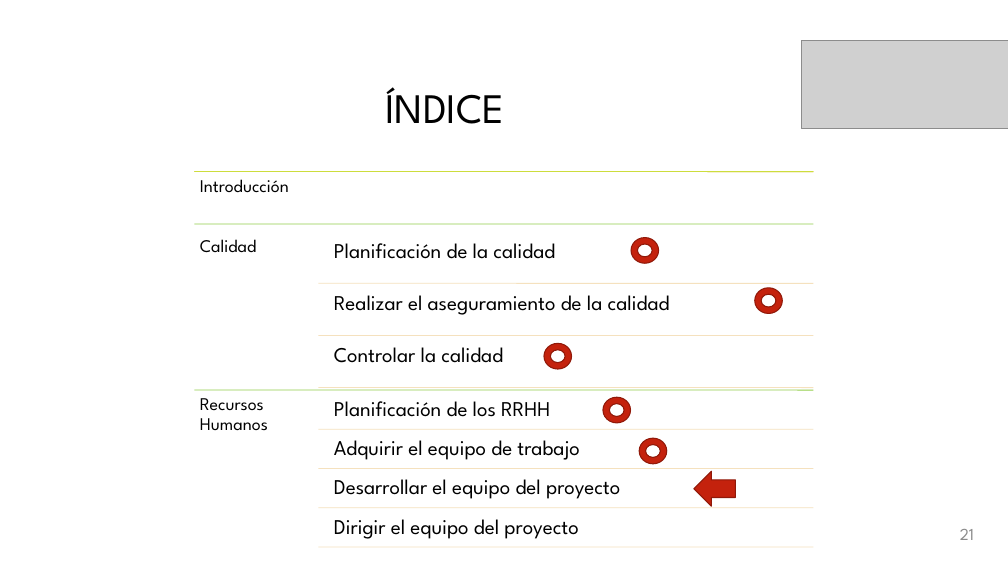
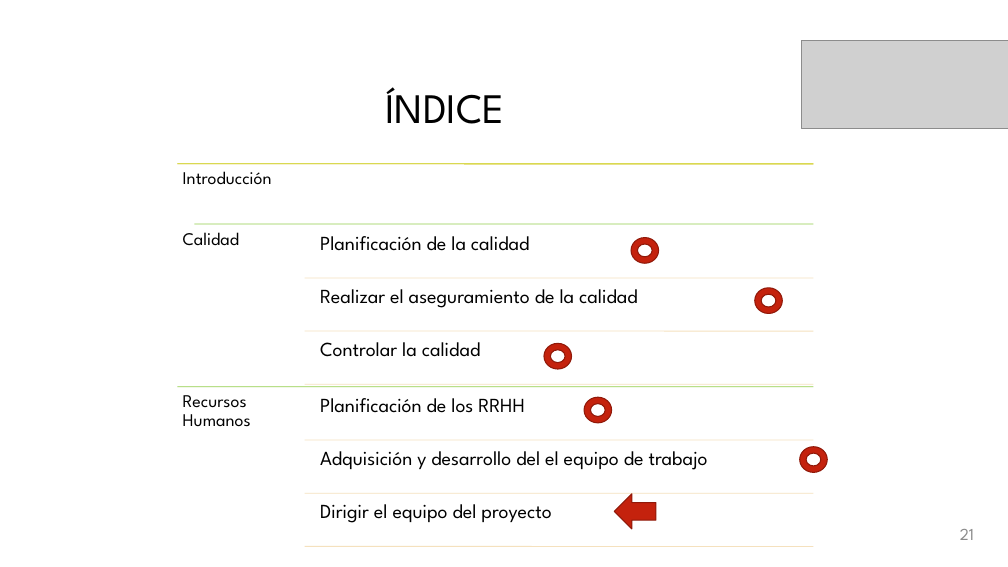
Before and after one commit to galledohm/Gestion_Proyectos, a slide deck: slide 22 of Documentos_generados/3. Gestion de Calidad y RRHH/Presentación3.pptx. Drawn at 1008x567 pixels with LibreOffice and Linux fonts; fonts in the diff are those of the drawing; grey boxes stand for pictures; background and template pictures are left out. Boxes give left, top, right and bottom in pixels: in the first picture for what was removed or moved away, otherwise in the second. Text is boxed around its words. In the diff, an @@ line names an element or a change of style, - is before the commit and + after.

```diff
--- a/Documentos_generados/3. Gestion de Calidad y RRHH/Presentación3.pptx
+++ b/Documentos_generados/3. Gestion de Calidad y RRHH/Presentación3.pptx
@@ text "Introducción": place and size @@
-text "Introducción" at bbox=[200, 179, 289, 193]
+text "Introducción" at bbox=[183, 171, 272, 185]
@@ line moved from (194, 172) - (814, 172) to (178, 164) - (814, 164) @@
@@ line moved from (194, 172) - (814, 172) to (178, 164) - (814, 164) @@
@@ text "Calidad": place and size @@
-text "Calidad" at bbox=[200, 239, 256, 253]
+text "Calidad" at bbox=[183, 232, 239, 246]
@@ text "Planificación de la calidad": place and size @@
-text "Planificación de la calidad" at bbox=[334, 243, 555, 259]
+text "Planificación de la calidad" at bbox=[320, 236, 530, 251]
@@ line moved from (318, 284) - (814, 284) to (305, 278) - (814, 278) @@
@@ text "Realizar el aseguramiento de la ...": place and size @@
-text "Realizar el aseguramiento de la ..." at bbox=[334, 295, 670, 315]
+text "Realizar el aseguramiento de la ..." at bbox=[320, 289, 638, 308]
@@ line moved from (318, 336) - (814, 336) to (305, 331) - (814, 331) @@
@@ text "Controlar la calidad": place and size @@
-text "Controlar la calidad" at bbox=[334, 347, 503, 363]
+text "Controlar la calidad" at bbox=[320, 342, 481, 357]
@@ text "Recursos Humanos": place and size @@
-text "Recursos Humanos" at bbox=[200, 398, 268, 431]
+text "Recursos Humanos" at bbox=[183, 395, 251, 427]
@@ line moved from (194, 390) - (814, 390) to (178, 387) - (814, 387) @@
@@ line moved from (318, 388) - (814, 388) to (305, 384) - (814, 384) @@
@@ text "Planificación de los RRHH": place and size @@
-text "Planificación de los RRHH" at bbox=[334, 401, 550, 417]
+text "Planificación de los RRHH" at bbox=[320, 398, 525, 413]
@@ donut: place and size @@
-donut at bbox=[603, 397, 631, 423]
+donut at bbox=[585, 397, 612, 423]
@@ line moved from (318, 430) - (814, 430) to (305, 440) - (814, 440) @@
@@ donut: place and size @@
-donut at bbox=[639, 439, 666, 464]
+donut at bbox=[800, 447, 827, 473]
@@ line removed from (318, 469) to (814, 469) @@
@@ text at bbox=[320, 451, 708, 470]: text changed; size 20 to 19 pt @@
-Adquirir el equipo de trabajo
+Adquisición y desarrollo del el equipo de trabajo
@@ text removed at bbox=[334, 479, 620, 499] @@
-Desarrollar el equipo del proyecto
@@ line moved from (318, 508) - (814, 508) to (305, 493) - (814, 493) @@
@@ size 20 to 19 pt in 5 elements at bbox=[320, 342, 481, 357], bbox=[320, 289, 638, 308], bbox=[320, 236, 530, 251], bbox=[320, 398, 525, 413], bbox=[320, 504, 551, 523] @@
@@ text "Dirigir el equipo del proyecto": place and size @@
-text "Dirigir el equipo del proyecto" at bbox=[334, 519, 578, 539]
+text "Dirigir el equipo del proyecto" at bbox=[320, 504, 551, 523]
@@ right arrow: place and size @@
-right arrow at bbox=[694, 471, 736, 506]
+right arrow at bbox=[615, 494, 656, 529]
@@ line moved from (318, 547) - (814, 547) to (305, 547) - (814, 547) @@
```
Also in this commit, not shown: 7 other slides changed, 2 slides removed.
